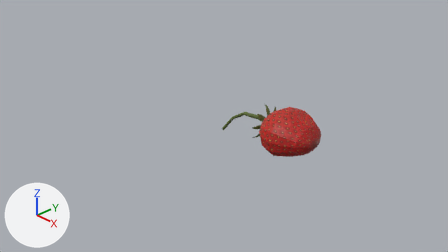
Renders of the Blender file plugins/plantarchitecture/assets/Blender_organ_models/StrawberryFruit.blend from each side of a commit.
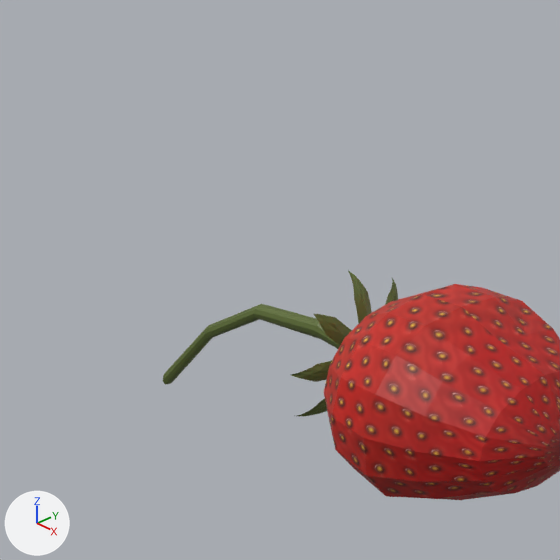
Old and new are each drawn from the file's camera 'Camera' and again close up on the part from 41% to 70% of the width and 17% to 68% of the height. Arrows for +X, +Y and +Z are at lower left; the lights stay in place. The older version's two pictures come first.

Before the edit, the objects in view are built like this:
```python
mat_material_002 = principled_material('Material.002')
mat_material_002.base_color = (0.108, 0.15, 0.0321)  # dark green #5c6c32
me_fruit = bpy.data.meshes.new('fruit')
me_fruit.from_pydata(...)  # 114 vertices, 128 faces; spans x 1.125..2.128, y -0.428..0.417, z 0.007..0.746
me_fruit.materials.append(mat_material_001)  # picture img_strawberryfruittexture_jpg_001
me_sepal = bpy.data.meshes.new('sepal')
me_sepal.from_pydata(...)  # 318 vertices, 222 faces; spans x -0.006..1.128, y -0.333..0.322, z -0.143..0.705
me_sepal.materials.append(mat_material_002)  # dark green #5c6c32
ob_fruit = bpy.data.objects.new('fruit', me_fruit)
ob_fruit.location = (0.0, 0.0, 0.0)
ob_fruit.scale = (1.0, 1.2, 1.0)
ob_sepal = bpy.data.objects.new('sepal', me_sepal)
ob_sepal.location = (0.0, 0.0, 0.0)
```
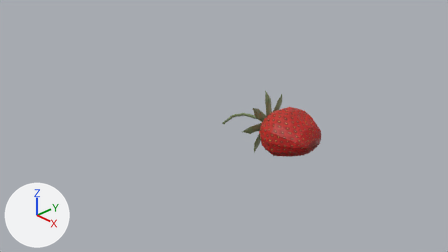
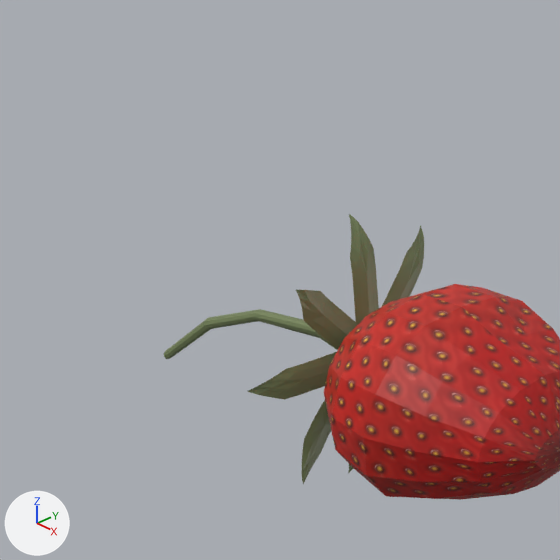
Changed parts and their boxes (x1, y1, x2, y2) in the close-ups (560 x 560 px; the box of a moved part takes in the faces that stretch with it):
'sepal', recoloured, reshaped, moved, rescaled: before (163, 270, 398, 416); after (164, 214, 424, 484)
part 1 of me_fruit, moved or reshaped: before (408, 329, 560, 500); after (416, 329, 560, 500)
part 2 of me_sepal, moved or reshaped: before (163, 304, 350, 416); after (164, 290, 340, 484)

The change in detail:
Material 'Material.002' (mat_material_002) changes colour from dark green #5c6c32 to green #768459; in linear values from (0.108, 0.15, 0.0321) to (0.18, 0.23, 0.1).
me_fruit is used by ob_fruit; location (0.0, 0.0, 0.0); scale (1.0, 1.2, 1.0).
me_fruit had 114 vertices, 128 faces and spanned x 1.125..2.128, y -0.428..0.417, z 0.007..0.746.
me_fruit now has 114 vertices, 128 faces and spans x 1.125..2.128, y -0.428..0.417, z 0.029..0.746.
me_fruit part 1: 41 of 114 vertices moved; they spanned x 1.375..2.128, y -0.289..0.245, z 0.007..0.6 and now span x 1.375..2.128, y -0.297..0.248, z 0.029..0.6; mean shift (0.0, -0.005, 0.002); largest move (2.101, -0.124, 0.389) -> (2.101, -0.167, 0.389).
me_sepal is used by ob_sepal; location (0.0, 0.0, 0.0).
me_sepal had 318 vertices, 222 faces and spanned x -0.006..1.128, y -0.333..0.322, z -0.143..0.705.
me_sepal now has 318 vertices, 222 faces and spans x -0.01..1.176, y -0.333..0.322, z 0.052..0.705.
me_sepal part 2: 94 of 318 vertices moved; they spanned x -0.006..1.1, y -0.249..0.322, z -0.143..0.612 and now span x -0.01..1.176, y -0.249..0.322, z 0.115..0.612; mean shift (0.03, 0.0, 0.034); largest move (0.01, -0.015, -0.143) -> (0.012, -0.009, 0.134).
Object 'sepal' (ob_sepal) moves from (0.0, 0.0, 0.0) to (0.0, 0.0, -0.25).
Object 'sepal' (ob_sepal) is rescaled from (1.0, 1.0, 1.0) to (1.0, 1.69, 1.69).
